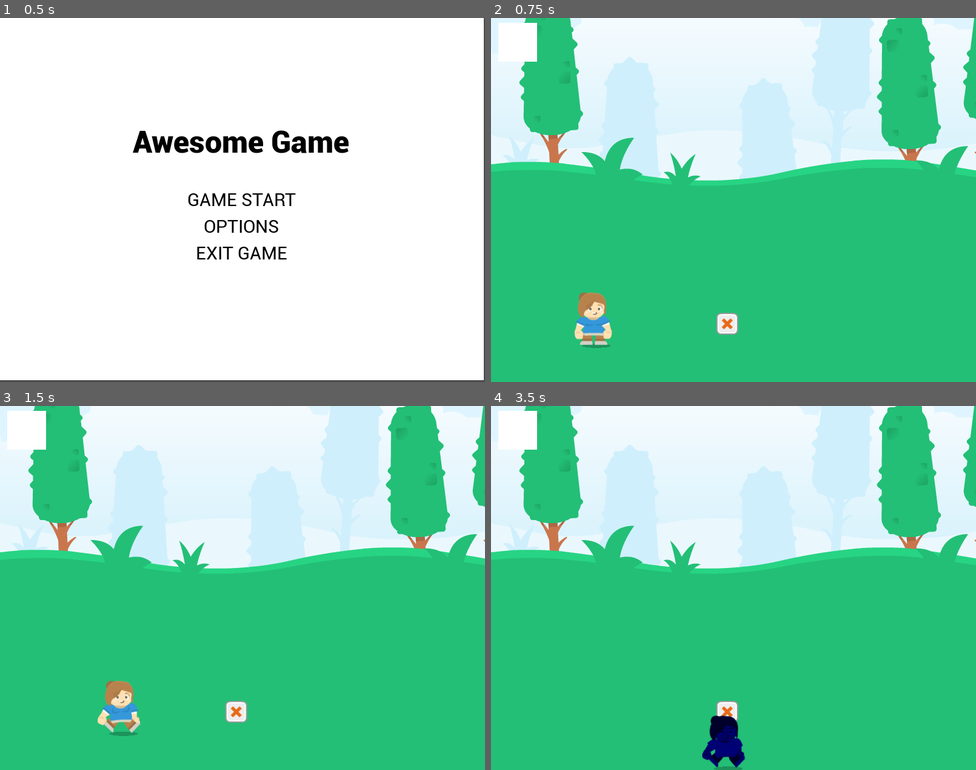
Above: before the commit, frames 1-4 (two rows, left to right).
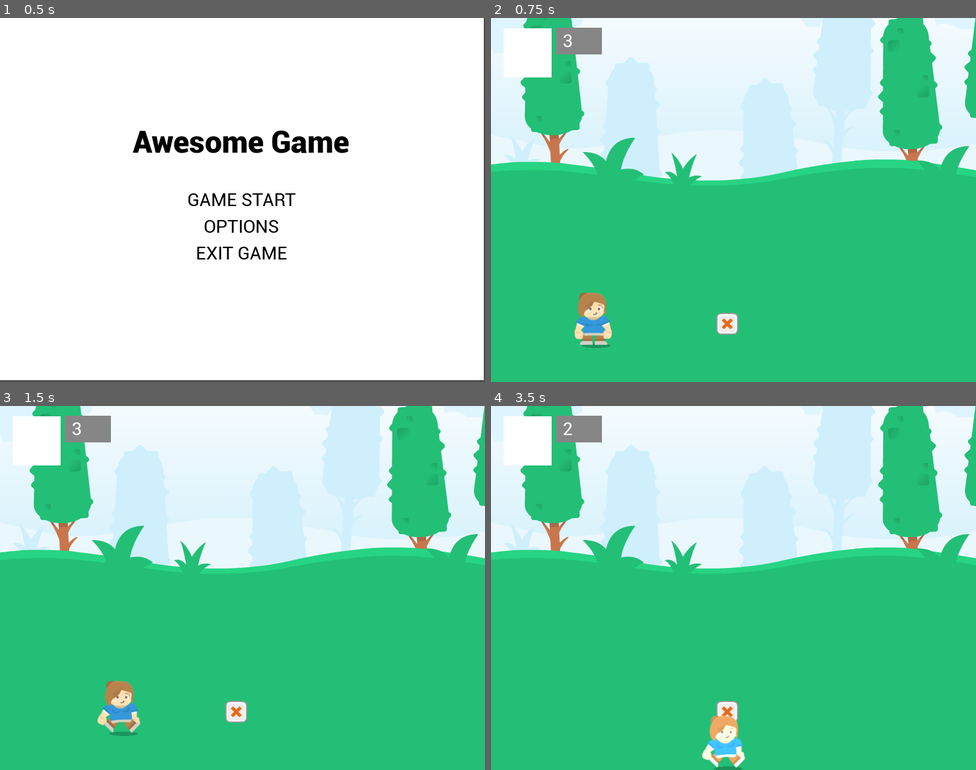
Above: after the commit, the same moments.

Repository: scottpetrovic/godot-starter-template
Game: Godot game, scene res://Scenes/MainMenu.tscn
Same seed, same stepped clock (60 frames per second), same inputs: the game is played once before the commit and once after it.
Inputs (mouse positions are in pixels of both pictures, inside the frame that each line leads up to):
- Up to frame 1 (0.5 s): no input
- Up to frame 2 (0.75 s): click "GAME START" at 0.5 s
- Up to frame 3 (1.5 s): tap Enter at 1.25 s; move the mouse to (349, 569) at 1.27 s; hold Right (ui_right) from 1.28 s (still down)
- Up to frame 4 (3.5 s): tap Z (player_jump) at 1.52, 2.27 s; move the mouse to (636, 606) at 2.02 s; release Right (ui_right) at 2.03 s; hold Down (ui_down) 2.03-2.78 s; tap Space at 2.75 s; move the mouse to (782, 507) at 2.77 s; hold Right (ui_right) from 2.78 s (still down)

Frame 1 is identical in both runs. In frame 2, 2.5% of the frame differs, in the area x 0-100%, y 0-45%; in frame 3, 2.5%; in frame 4, 3.4%, in the area x 0-100%, y 0-100%.

Commit message:
Hook up player health to UI and update damage appearance

Diff:
--- a/Scenes/LevelOne.tscn
+++ b/Scenes/LevelOne.tscn
@@ -11,6 +11,7 @@
 [ext_resource path="res://Scripts/CameraFollow.gd" type="Script" id=9]
 [ext_resource path="res://Scripts/PlayerShadow.gd" type="Script" id=10]
 [ext_resource path="res://Graphics/Primitives/black_circle.png" type="Texture" id=11]
+[ext_resource path="res://Scripts/PlayerUI.gd" type="Script" id=12]
 
 [sub_resource type="RectangleShape2D" id=1]
 extents = Vector2( 21.7403, 20.8979 )
@@ -22,7 +23,7 @@
 script = ExtResource( 5 )
 
 [node name="Background" type="Node2D" parent="."]
-position = Vector2( 0, -213.816 )
+position = Vector2( 2, -213.816 )
 __meta__ = {
 "_edit_group_": true
 }
@@ -78,11 +79,9 @@
 script = ExtResource( 9 )
 
 [node name="UI" type="Node2D" parent="Camera2D"]
-position = Vector2( 12.1194, 8.70885 )
+position = Vector2( 20.9601, 17.8654 )
 rotation = 0.0175457
-__meta__ = {
-"_edit_group_": true
-}
+script = ExtResource( 12 )
 
 [node name="Conversation" type="Node2D" parent="Camera2D/UI"]
 visible = false
@@ -125,14 +124,36 @@
 
 [node name="Timer" type="Timer" parent="Camera2D/UI/Conversation"]
 
-[node name="LifeBar" type="Node2D" parent="Camera2D/UI"]
+[node name="PlayerOne" type="Node2D" parent="Camera2D/UI"]
+position = Vector2( 3.8147e-06, 0 )
+
+[node name="CharacterImage" type="Sprite" parent="Camera2D/UI/PlayerOne"]
+scale = Vector2( 1.23438, 1.26563 )
+texture = ExtResource( 1 )
+centered = false
 __meta__ = {
 "_edit_group_": true
 }
 
-[node name="CharacterImage" type="Sprite" parent="Camera2D/UI/LifeBar"]
+[node name="UIBackground" type="Sprite" parent="Camera2D/UI/PlayerOne"]
+self_modulate = Color( 0.52549, 0.52549, 0.52549, 1 )
+position = Vector2( 86, -1 )
+scale = Vector2( 1.1875, 0.6875 )
 texture = ExtResource( 1 )
 centered = false
+
+[node name="HealthLabel" type="Label" parent="Camera2D/UI/PlayerOne"]
+margin_left = 97.0
+margin_top = 3.0
+margin_right = 162.0
+margin_bottom = 39.0
+custom_fonts/font = ExtResource( 4 )
+text = "003
+"
+max_lines_visible = 1
+__meta__ = {
+"_edit_use_anchors_": false
+}
 
 [node name="Tween" type="Tween" parent="Camera2D"]
 
--- a/Scripts/Player.gd
+++ b/Scripts/Player.gd
@@ -32,8 +32,14 @@
 
 func _process(delta):
 	if(isInvincible):
-		var randomColor = Color(rng.randfn(), rng.randfn(), rng.randfn())
-		$AnimatedSprite.set_modulate(randomColor)
+		# we are going to alternate between whiter and transparent
+		# anything above 1.0 makes whiter...below 1.0 makes darker
+		var colorValue = Color(1.3, 1.3, 1.3, 1.0)
+		if(rng.randfn() > 0.5):
+			colorValue = Color(0.0, 0.0, 0.0, 0.0)
+
+		#var randomColor = Color(rng.randfn(), rng.randfn(), rng.randfn())
+		$AnimatedSprite.set_modulate(colorValue)
 
 
 func calculate_animation_state():
--- /dev/null
+++ b/Scripts/PlayerUI.gd
@@ -0,0 +1,10 @@
+extends Node2D
+
+# could link up multiple players here too if more are playing
+onready var playerOneHealthLabel: Label = $PlayerOne/HealthLabel;
+onready var playerOne: KinematicBody2D = get_parent().get_parent().get_node('Player')
+
+# todo: add appropriate other stats like player image and stats
+
+func _process(delta):
+	playerOneHealthLabel.text = str(playerOne.current_health)
Not shown: 1 places in Scenes/LevelOne.tscn that only renumber resources
